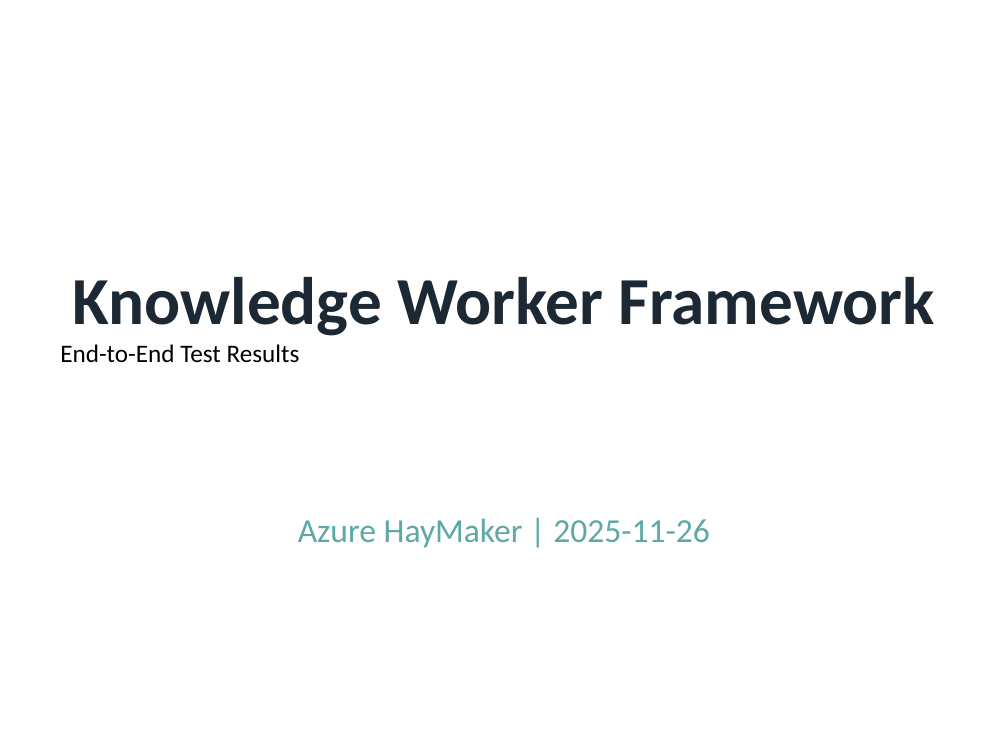
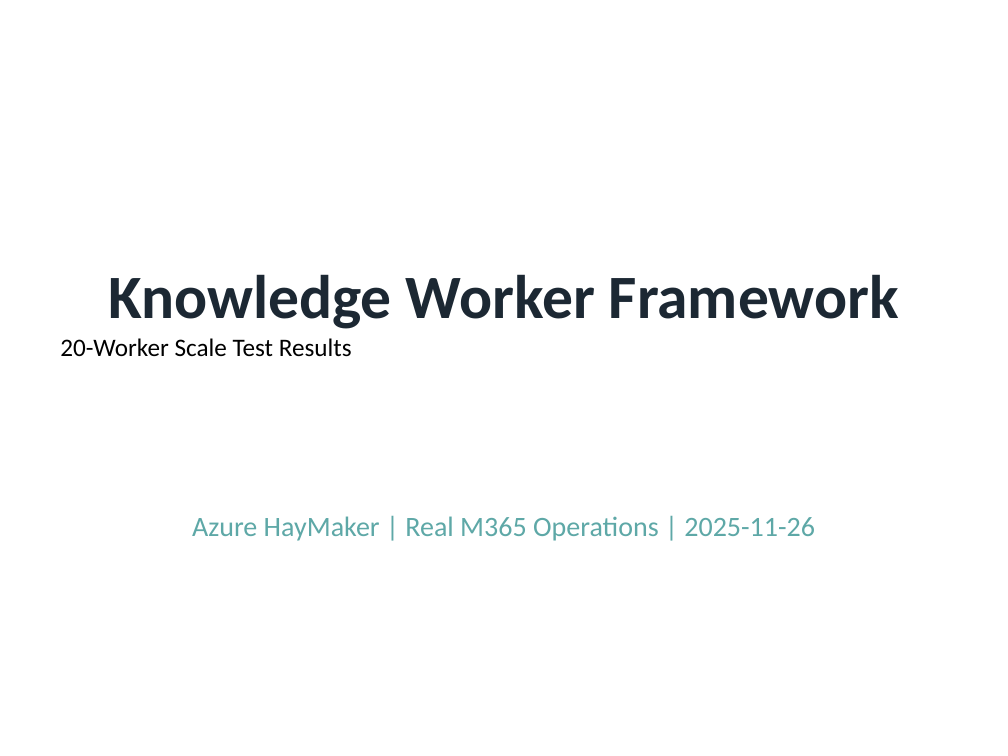
Before and after one commit to rysweet/AzureHayMaker, a slide deck: slide 1 of KnowledgeWorker-E2E-Evidence.pptx. Drawn at 1008x756 pixels with LibreOffice and Linux fonts; fonts in the diff are those of the drawing. Boxes give left, top, right and bottom in pixels: in the first picture for what was removed or moved away, otherwise in the second. Text is boxed around its words. In the diff, an @@ line names an element or a change of style, - is before the commit and + after.

```diff
--- a/KnowledgeWorker-E2E-Evidence.pptx
+++ b/KnowledgeWorker-E2E-Evidence.pptx
@@ text at [108,274,899,329]: size 48 to 44 pt in "Knowledge Worker Framework" @@
@@ text at [60,338,352,357]: text changed @@
-End-to-End Test Results
+20-Worker Scale Test Results
@@ text at [192,516,815,541]: text changed; size 24 to 20 pt @@
-Azure HayMaker | 2025-11-26
+Azure HayMaker | Real M365 Operations | 2025-11-26
```
Also in this commit, not shown: 1 other slide changed, 6 slides added, 6 slides removed, 1 other file.
